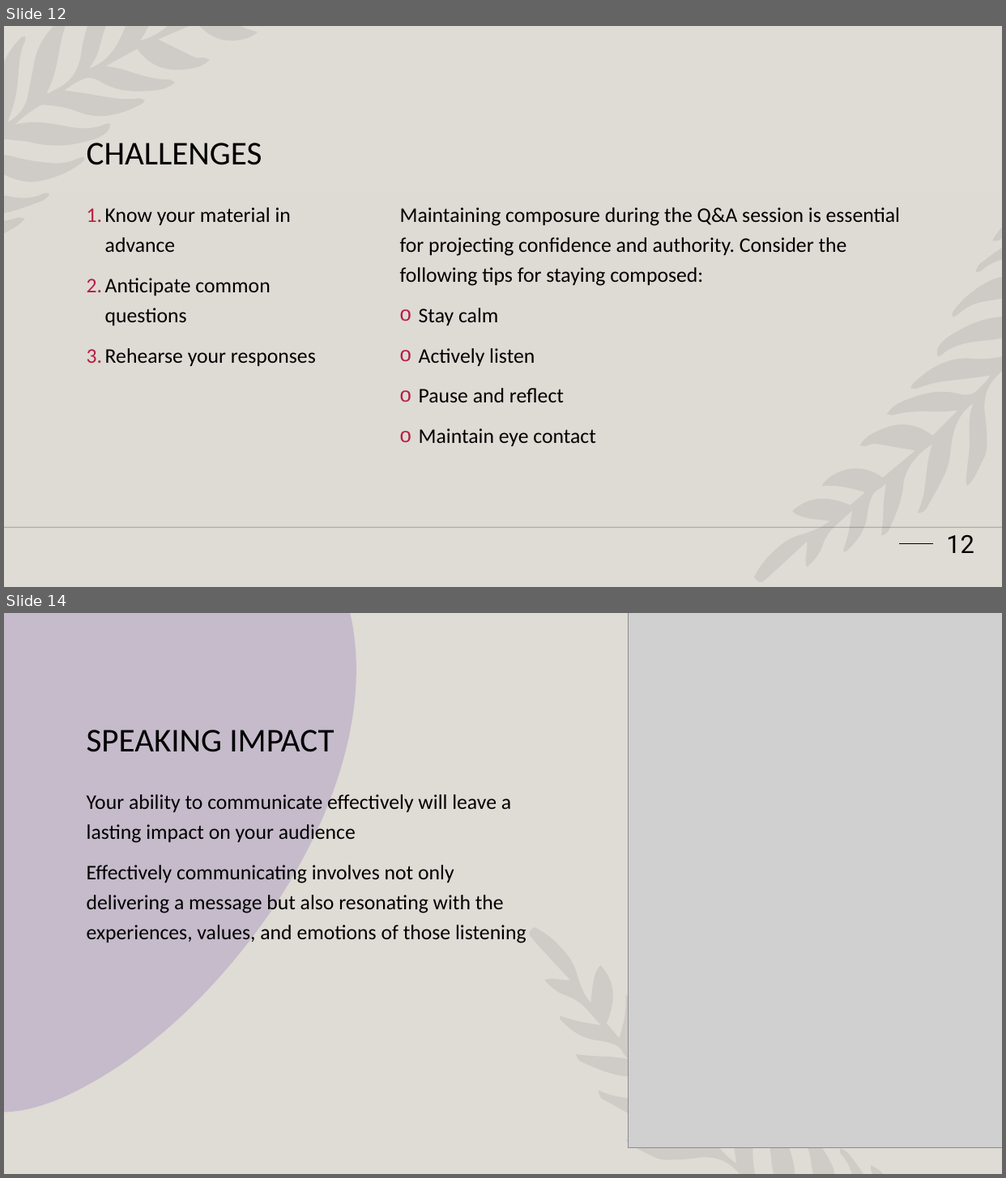
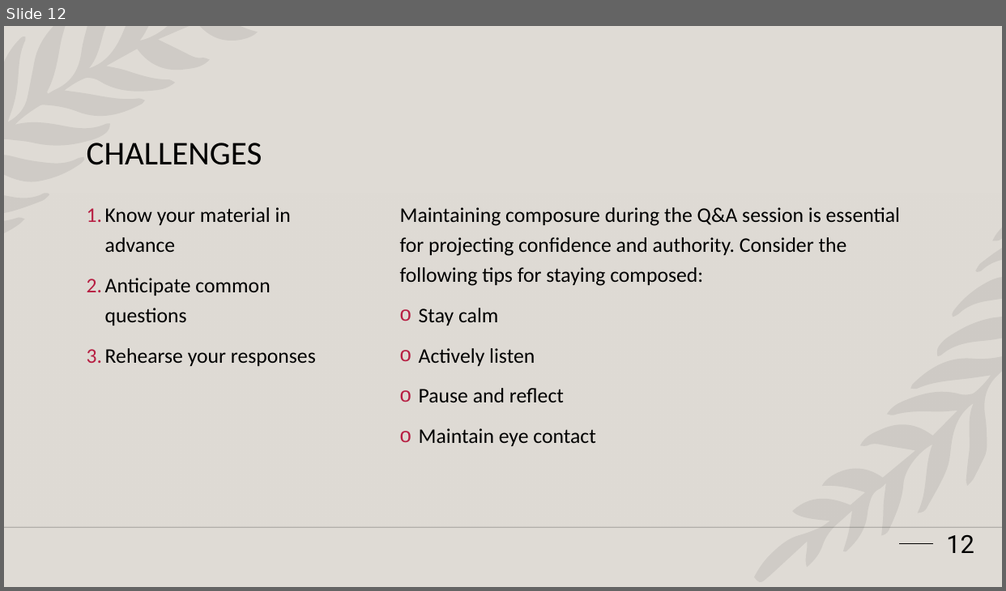
Before and after one commit to seli-hom/Unix-Final, a slide deck: Unix Presentation.pptx. Shown one above the other, each under a label of ours: slides 12 and 14 before the commit, slide 12 after it; the slides between them are not shown. The pictures are 1006x1178 and 1006x591 pixels, drawn with LibreOffice and Linux fonts; fonts in the diff are those of the drawing; grey boxes stand for pictures; background and template pictures are left out. Boxes give left, top, right and bottom in pixels: in the first picture for what was removed or moved away, otherwise in the second. Text is boxed around its words. In the diff, an @@ line names an element or a change of style, - is before the commit and + after.

```diff
--- a/Unix Presentation.pptx
+++ b/Unix Presentation.pptx
@@ slide 14 removed at (4,613,1002,1174), background #DFDBD5 @@
@@ freeform shape removed at (4,613,356,1112) @@
@@ picture removed at (629,613,1002,1148) @@
@@ title removed at (87,730,334,752) @@
-SPEAKING IMPACT
@@ text removed at (87,794,526,943) @@
-Your ability to communicate effectively will leave a lasting impact on your audience
-Effectively communicating involves not only delivering a message but also resonating with the experiences, values, and emotions of those listening
@@ freeform shape removed at (529,927,884,1174) @@
```
Also in this commit, not shown: 3 slides changed, 3 slides added, 7 other slides removed.
